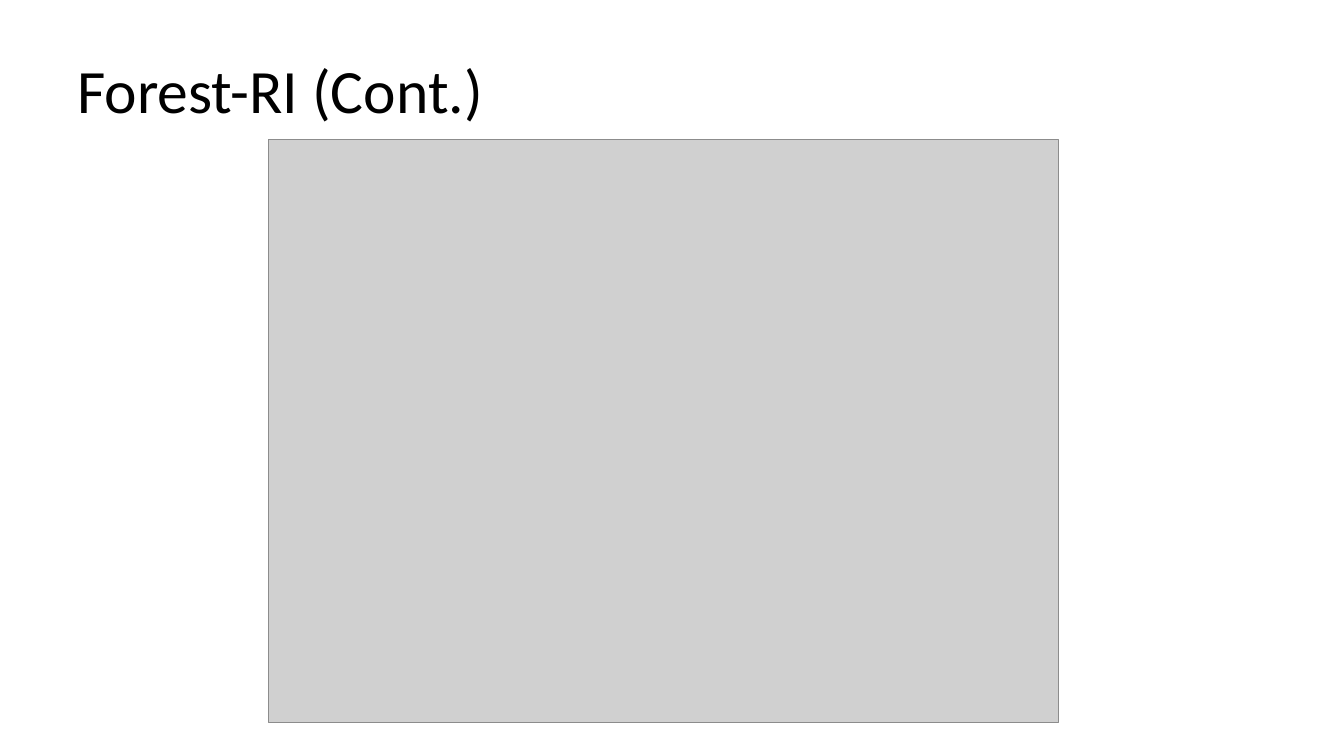
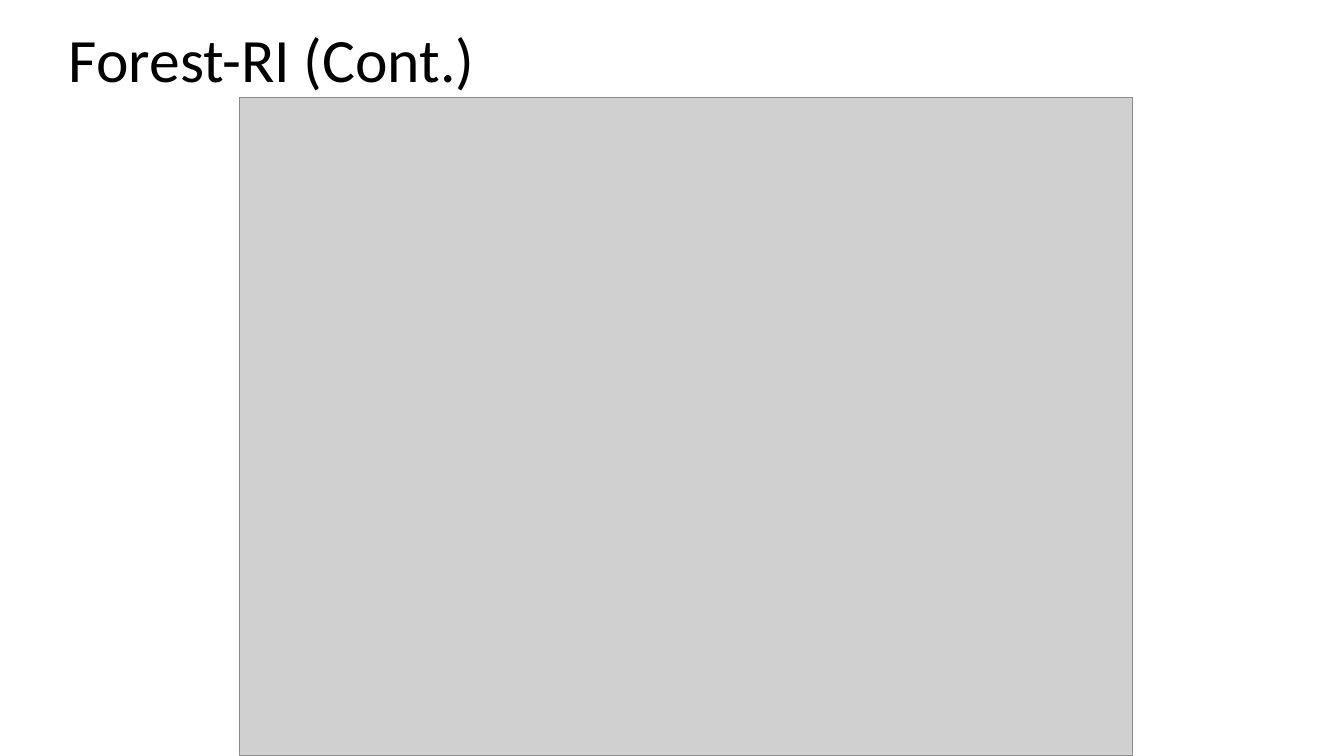
Before and after one commit to SannioAnalytics/Online-Materials, a slide deck: slide 29 of 18. Random Forests.pptx. Drawn at 1344x756 pixels with LibreOffice and Linux fonts; fonts in the diff are those of the drawing; grey boxes stand for pictures. Boxes give left, top, right and bottom in pixels: in the first picture for what was removed or moved away, otherwise in the second. Text is boxed around its words. In the diff, an @@ line names an element or a change of style, - is before the commit and + after.

```diff
--- a/18. Random Forests.pptx
+++ b/18. Random Forests.pptx
@@ title "Forest-RI (Cont.)": place and size @@
-title "Forest-RI (Cont.)" at bbox=[77, 68, 483, 122]
+title "Forest-RI (Cont.)" at bbox=[69, 37, 475, 91]
@@ picture: place and size @@
-picture at bbox=[269, 140, 1059, 723]
+picture at bbox=[240, 98, 1133, 756]
```
Also in this commit, not shown: 21 other slides changed, 1 other file.
